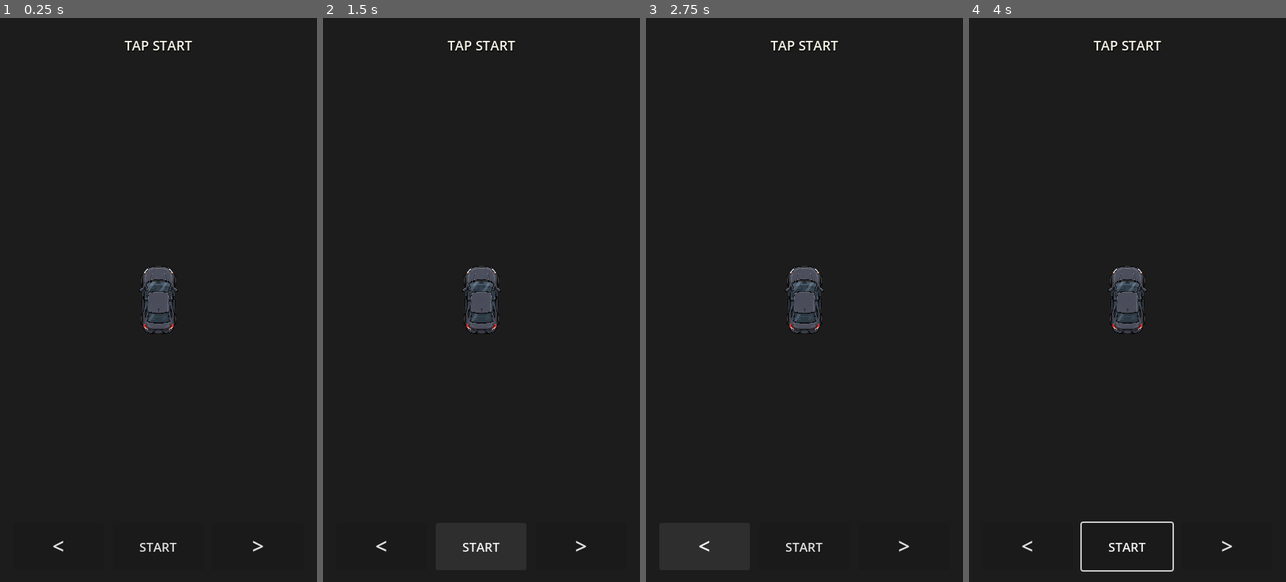
Above: before the commit, frames 1-4 (left to right).
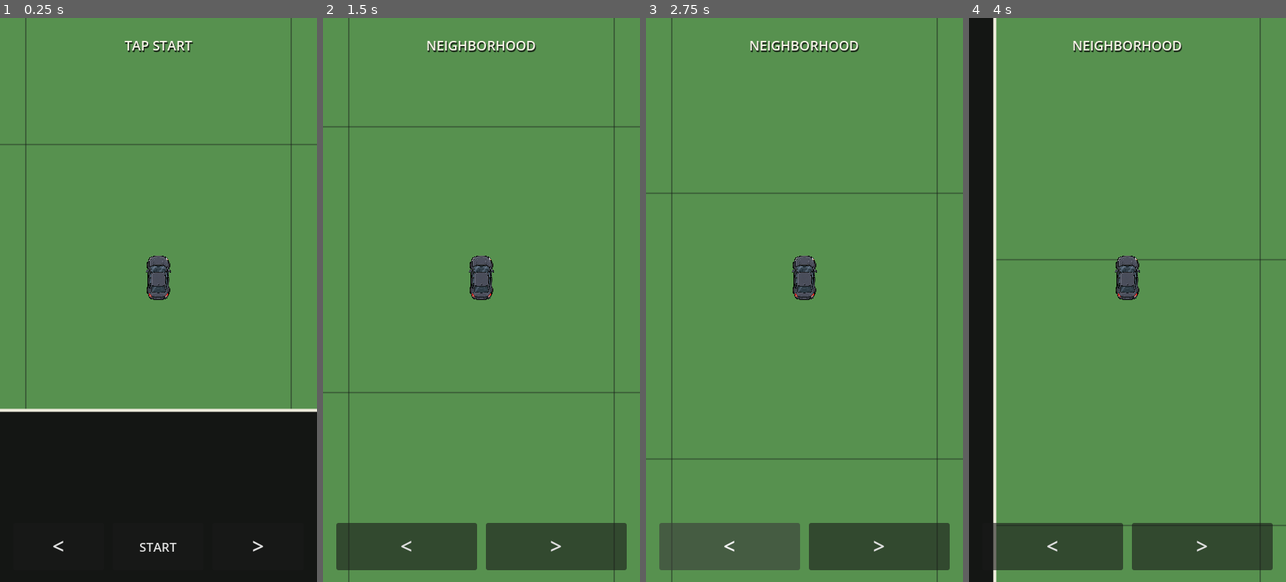
Above: after the commit, the same moments.

Repository: patrickcallahancomedy/comedian
Game: Godot game, scene res://scenes/drive/drive_module.tscn
Same seed, same stepped clock (60 frames per second), same inputs: the game is played once before the commit and once after it.
Inputs (mouse positions are in pixels of both pictures, inside the frame that each line leads up to):
- Up to frame 1 (0.25 s): no input
- Up to frame 2 (1.5 s): click "START" at 0.5 s; click (481, 548) at 1.25 s, where only the run before the commit has a clickable "START"
- Up to frame 3 (2.75 s): click "<" at 2 s
- Up to frame 4 (4 s): tap Enter (ui_accept) at 2.75, 3.02, 3.5 s; move the mouse to (1197, 271) at 2.77 s; hold Right 2.78-3.5 s; tap Space at 2.85 s; click (1197, 271) at 2.92 s; drag from (1064, 328) to (1111, 412) at 3.52 s

The runs differ from the first frame. In frame 1, 70% of the frame differs, in the area x 0-100%, y 0-70%; in frame 2, 100%, in the area x 0-100%, y 0-100%; in frame 3, 100%; in frame 4, 92%.
Error before the commit: Parse Error: Identifier "step_elapsed" not declared in the current scope. (res://scripts/drive/drive_grid_controller.gd:121)

Commit message:
Remove final old movement timer reference

Diff:
--- a/godot/scripts/drive/drive_grid_controller.gd
+++ b/godot/scripts/drive/drive_grid_controller.gd
@@ -118,7 +118,6 @@
 	started = true
 	forward_button.hide()
 	status_label.text = "NEIGHBORHOOD"
-	step_elapsed = STEP_SECONDS
 	_begin_next_step()
 
 
